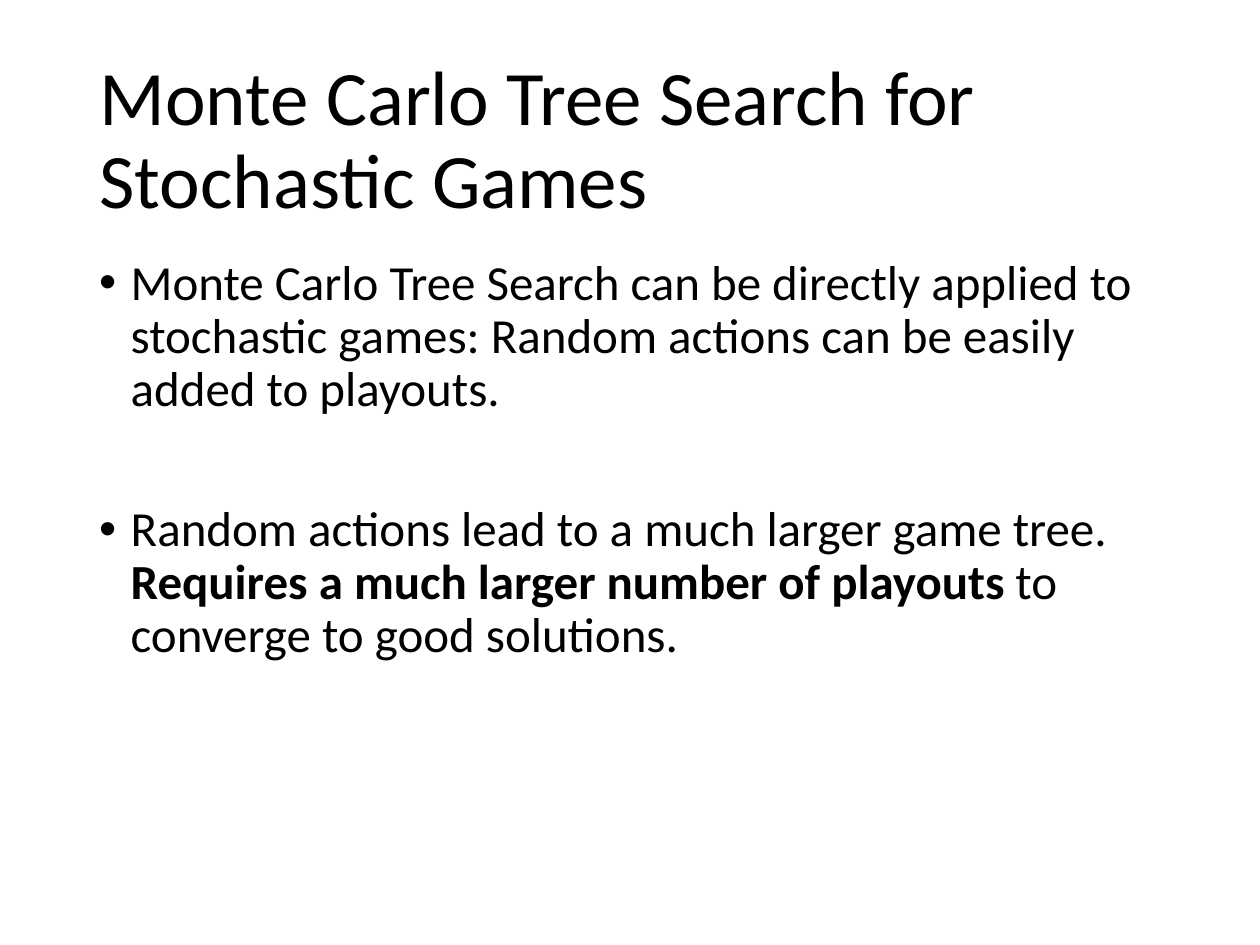
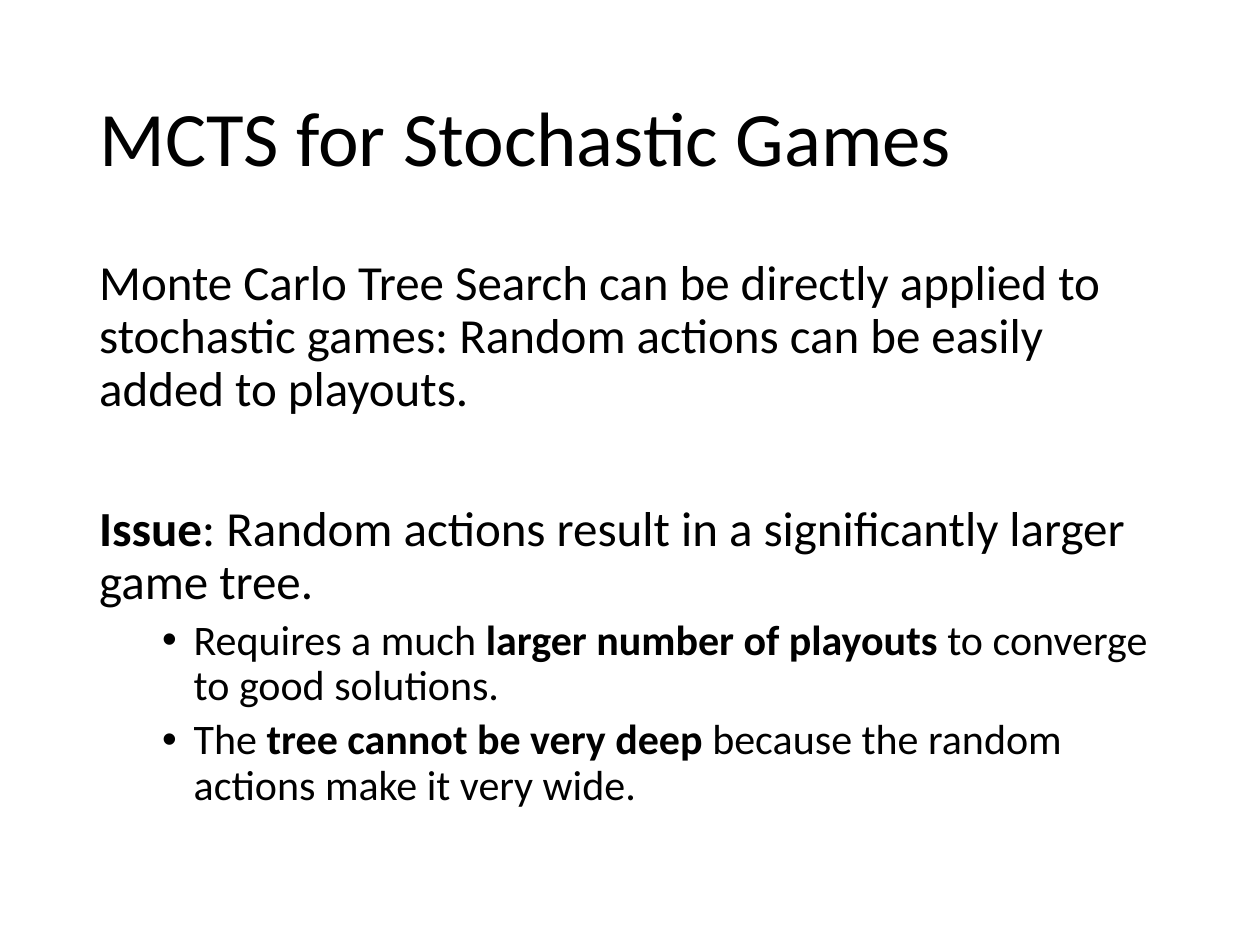
Before and after one commit to mhahsler/CS7320-AI, a slide deck: slide 48 of slides/05_games.pptx. Drawn at 1260x945 pixels with LibreOffice and Linux fonts; fonts in the diff are those of the drawing. Boxes give left, top, right and bottom in pixels: in the first picture for what was removed or moved away, otherwise in the second. Text is boxed around its words. In the diff, an @@ line names an element or a change of style, - is before the commit and + after.

Commit message:
fixed MCTS.

```diff
--- a/slides/05_games.pptx
+++ b/slides/05_games.pptx
@@ title at <box>99,112,951,167</box>: text changed @@
-Monte Carlo Tree Search for Stochastic Games
+MCTS for Stochastic Games
@@ text at <box>99,266,1100,414</box>: bullet • to none @@
@@ text at <box>99,512,1148,807</box>: text changed; size 28 to 24 pt @@
-• Random actions lead to a much larger game tree.
-  Requires a much larger number of playouts to converge to good solutions.
+Issue: Random actions result in a significantly larger game tree.
+  • Requires a much larger number of playouts to converge to good solutions.
+  • The tree cannot be very deep because the random actions make it very wide.
```
Also in this commit, not shown: 3 other slides changed, 1 slide added, 1 slide removed, 1 other file.
